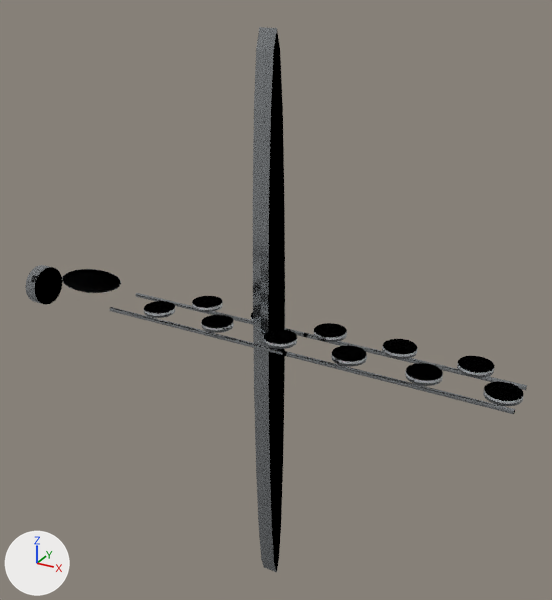
A saved change to the glTF model models/glb/concert-flute.glb.
The view is the same before and after, from a camera (50 mm lens) standing at (3.75, -6.67, 3.85) and looking at (-0.09, 0.31, 0.36). Lighting does not change. The marker at lower left points along +X, +Y and +Z. The first picture is the older version. Where no turn or scale is listed for an object, it has been applied to the vertices.

Names of what the first picture shows: 'crown', 'key__k09', 'key__k10', 'key__k11', 'lip_plate', 'rod_back', 'rod_front', 'tube' and 7 more.
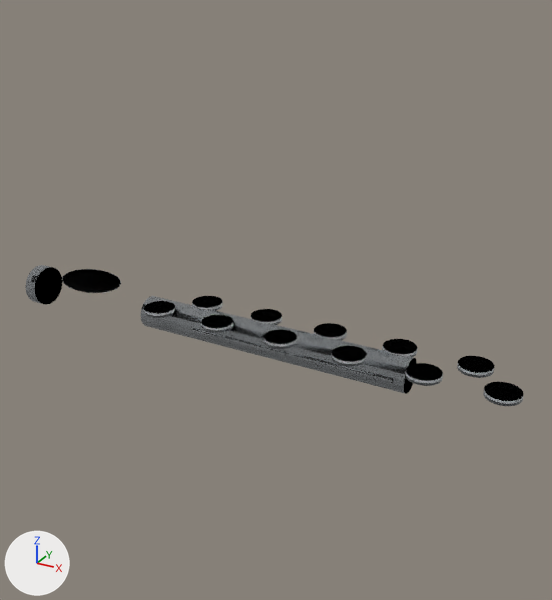
Changed parts and their boxes (x1, y1, x2, y2) in the pictures (552 x 600 px):
'tube', rescaled (739% wider, 82% shorter): before (253, 27, 285, 572); after (141, 296, 417, 394)
'rod_front', rescaled (50% narrower, 48% shorter): before (109, 307, 515, 414); after (192, 328, 393, 383)
'rod_back', rescaled (not visible afterwards): before (136, 293, 527, 390)

Edits to the bpy script that builds the scene:
```text
Change ob_tube:
    ob_tube.scale: (3.3, 0.19, 0.19) -> (0.19, 0.19, 3.3)
Change ob_rod_back:
    ob_rod_back.scale: (0.026, 0.026, 4.8) -> (0.026, 0.026, 2.4)
Change ob_rod_front:
    ob_rod_front.scale: (0.026, 0.026, 4.8) -> (0.026, 0.026, 2.4)
```
